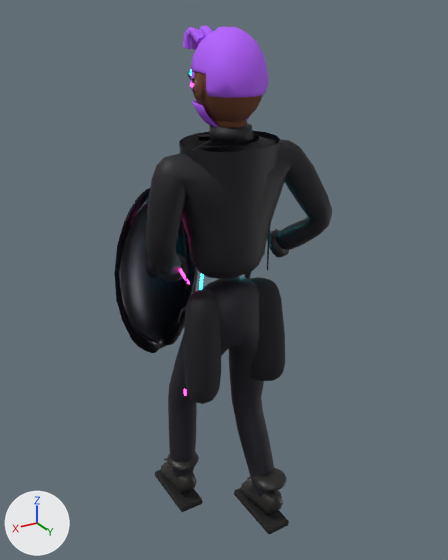
One commit to the glTF model model/helt/enhed_neon.glb: the scene before it, then after it.
Both versions are drawn from a 50 mm camera at (1.29, 2.11, 2.34) aimed at (-0.04, -0.11, 1.23). The axes (+X, +Y, +Z) are drawn at lower left. The lights are the same throughout. The first picture is the older version. Where no turn or scale is listed for an object, it has been applied to the vertices. Vertices at exactly the same position are counted once.

The first picture shows 'krop_net'.
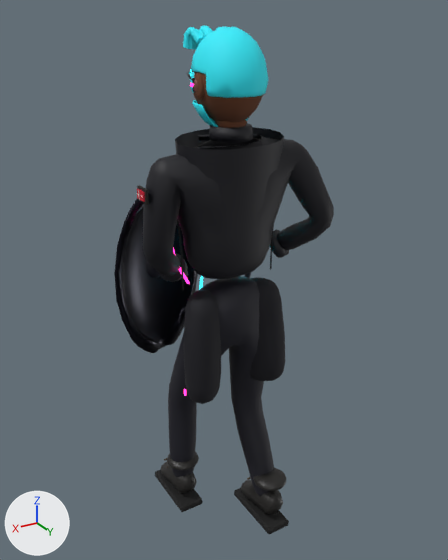
Edits to the bpy script that builds the scene:
```text
Add mat_korshvid__f4f2ee:
    mat_korshvid__f4f2ee = principled_material('korshvid|#f4f2ee')
    mat_korshvid__f4f2ee.base_color = (0.905, 0.888, 0.855)  # white #f4f2ee
    mat_korshvid__f4f2ee.roughness = 0.8
Add mat_velcro__22201e_vaev:
    mat_velcro__22201e_vaev = principled_material('velcro|#22201e|vaev')
    mat_velcro__22201e_vaev.base_color = (0.016, 0.0144, 0.013)  # black #22201e
    mat_velcro__22201e_vaev.roughness = 0.95
Add mat_skaeg__2df0ff:
    mat_skaeg__2df0ff = principled_material('skaeg|#2df0ff')
    mat_skaeg__2df0ff.base_color = (0.0262, 0.871, 1.0)  # cyan #2df0ff
    mat_skaeg__2df0ff.roughness = 0.9
Add mat_haar__2df0ff:
    mat_haar__2df0ff = principled_material('haar|#2df0ff')
    mat_haar__2df0ff.base_color = (0.0262, 0.871, 1.0)  # cyan #2df0ff
    mat_haar__2df0ff.roughness = 0.7
Add mat_haar__2df0ff_pels:
    mat_haar__2df0ff_pels = principled_material('haar|#2df0ff|pels')
    mat_haar__2df0ff_pels.base_color = (0.0262, 0.871, 1.0)  # cyan #2df0ff
    mat_haar__2df0ff_pels.roughness = 0.7
Add mat_dannebrog__c8102e_vaev:
    mat_dannebrog__c8102e_vaev = principled_material('dannebrog|#c8102e|vaev')
    mat_dannebrog__c8102e_vaev.base_color = (0.578, 0.00518, 0.0273)  # red #c8102e
    mat_dannebrog__c8102e_vaev.roughness = 0.8
Add mat_knobeskyt__1a1a1c:
    mat_knobeskyt__1a1a1c = principled_material('knobeskyt|#1a1a1c')
    mat_knobeskyt__1a1a1c.base_color = (0.0103, 0.0103, 0.0116)  # black #1a1a1c
Change me_aermelys:
    used by ob_krop_net; location = (0.0, 0.0, 0.0)
    remove me_aermelys.from_pydata(...)  # 4110 vertices, 6998 faces; spans x -0.46..0.43, y -0.42..0.25, z 0.0..2.3
    add me_aermelys.from_pydata(...)  # 4095 vertices, 6994 faces; spans x -0.48..0.43, y -0.42..0.25, z 0.0..2.3
    me_aermelys part 1: a new loose piece, a box spanning x 0.379..0.392, y -0.022..0.034, z 1.697..1.734, in mat_dannebrog__c8102e_vaev (red #c8102e)
    me_aermelys part 2: a new loose piece, a box spanning x 0.375..0.386, y -0.031..0.044, z 1.687..1.743, in mat_velcro__22201e_vaev (black #22201e)
    me_aermelys part 3: the loose piece of 15 vertices spanning x 0.2..0.24, y 0.0, z 1.29..1.75 is rebuilt with 14 vertices and now spans x 0.22..0.26, y 0.0, z 1.29..1.75
    me_aermelys part 4: a new loose piece of 14 vertices spanning x -0.26..-0.22, y 0.0, z 1.29..1.75, in mat_soem__1c1c1c (black #1c1c1c)
    me_aermelys part 5: 221 vertices moved from x -0.45..0.33, y -0.25..0.15, z 0.95..2.27 to x -0.47..0.33, y -0.25..0.15, z 0.93..2.27; 438 vertices removed from x -0.46..0.37, y -0.36..0.15, z 0.6..2.27; 420 vertices added at x -0.48..0.4, y -0.36..0.14, z 0.61..2.27
    me_aermelys part 6: 1274 faces spanning x -0.14..0.14, y -0.18..0.16, z 2.06..2.3 switch from mat_haar__b45cff_pels (purple #b45cff) to mat_haar__2df0ff_pels (cyan #2df0ff)
    me_aermelys part 7: 215 faces spanning x -0.13..0.13, y -0.15..0.03, z 1.92..2.03 switch from mat_skaeg__b45cff (purple #b45cff) to mat_skaeg__2df0ff (cyan #2df0ff)
    other edits to the shape of me_aermelys do not show in these pictures
    remove me_aermelys.materials.append(mat_haar__b45cff)  # purple #b45cff
    add me_aermelys.materials.append(mat_haar__2df0ff)  # cyan #2df0ff
    add me_aermelys.materials.append(mat_korshvid__f4f2ee)  # white #f4f2ee
    add me_aermelys.materials.append(mat_dannebrog__c8102e_vaev)  # red #c8102e
    add me_aermelys.materials.append(mat_velcro__22201e_vaev)  # black #22201e
    add me_aermelys.materials.append(mat_knobeskyt__1a1a1c)  # black #1a1a1c
```

Pixel boxes (x1, y1, x2, y2) of what changed, in the pictures (448 x 560 px; the box of a moved part takes in the faces that stretch with it):
'krop_net', reshaped
    before: (114, 25, 332, 534)
    after: (114, 25, 334, 534)
part 1 of me_aermelys, added
    after: (137, 189, 145, 202)
part 2 of me_aermelys, added
    after: (137, 185, 149, 205)
part 3 of me_aermelys, rebuilt (14% wider)
    before: (181, 217, 187, 289)
    after: (177, 219, 184, 290)
part 4 of me_aermelys, added
    after: (270, 225, 274, 269)
part 5 of me_aermelys, moved or reshaped
    before: (146, 39, 332, 430)
    after: (136, 39, 334, 430)
part 6 of me_aermelys, recoloured (purple to cyan)
    both: (183, 25, 267, 98)
part 7 of me_aermelys, recoloured
    both: (192, 100, 248, 127)
